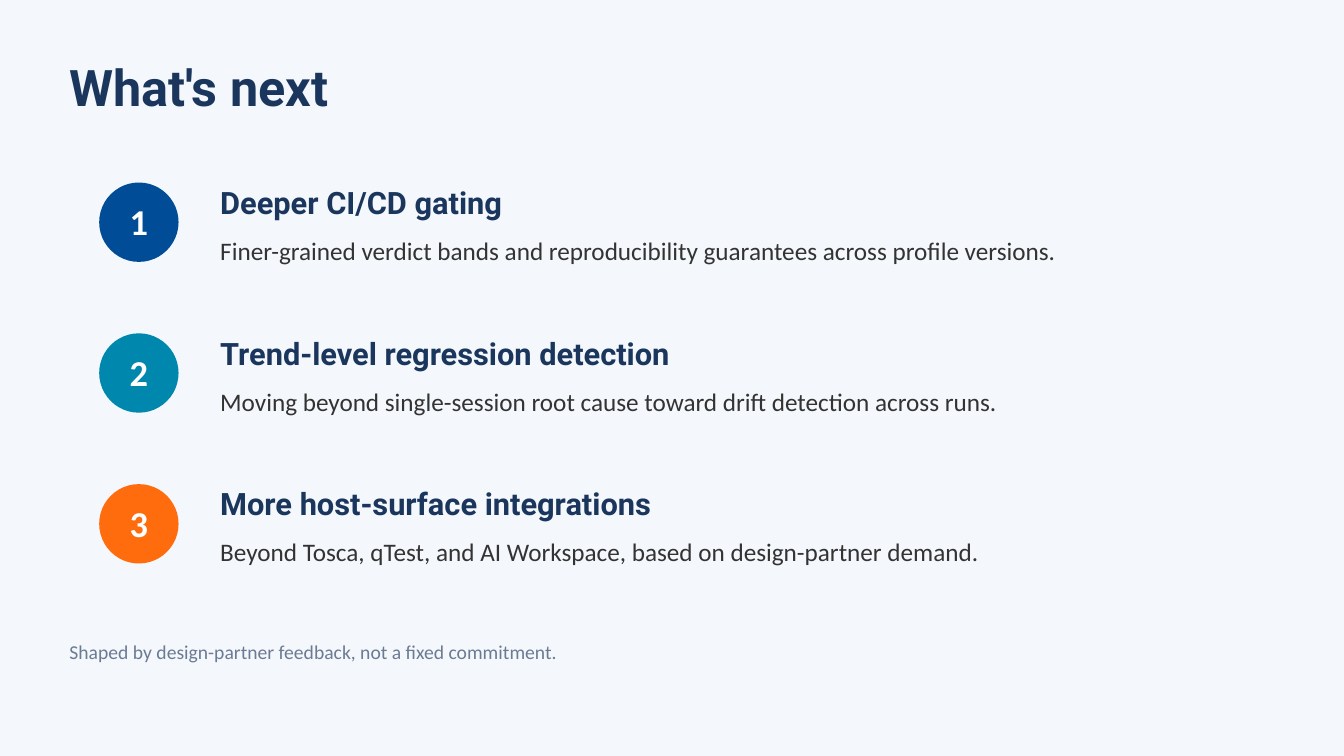
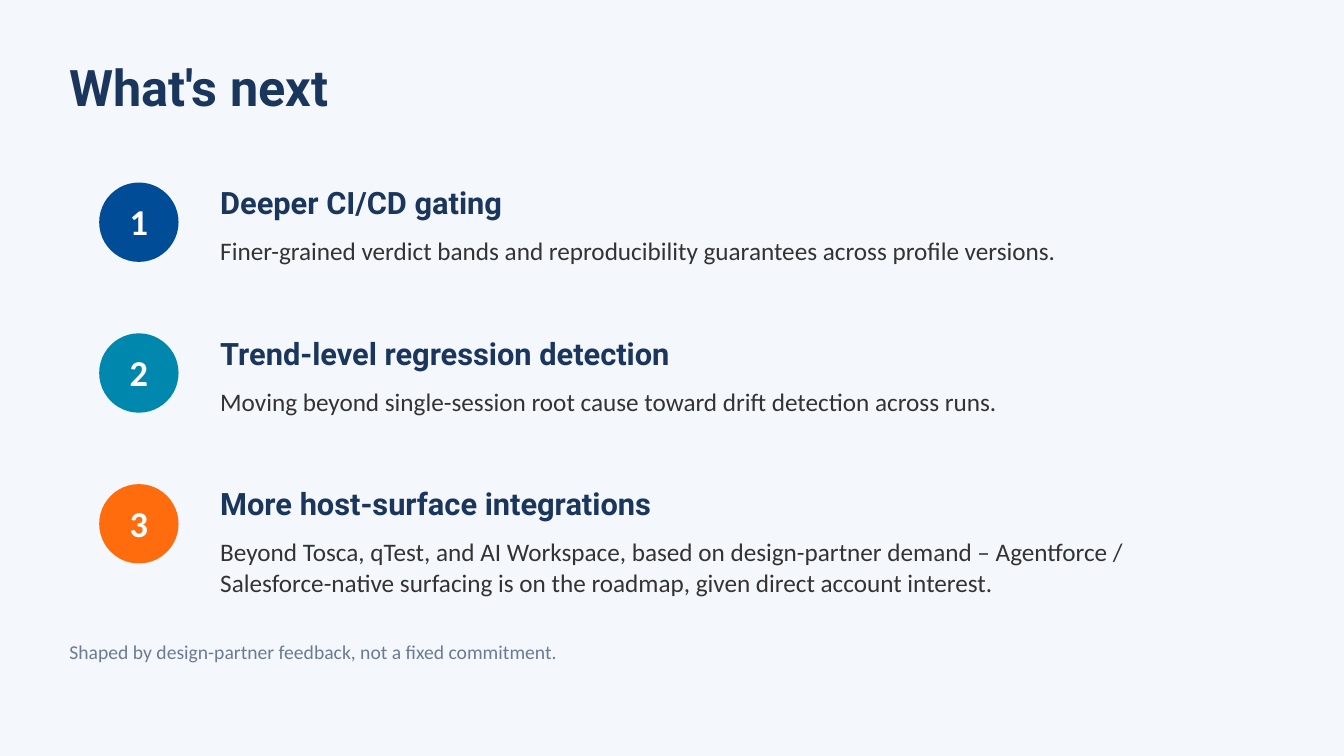
Before and after one commit to ADemers-tricentis/agent-score, a slide deck: slide 15 of docs/deck/AgentScore Overview.pptx (slide 13 before the commit). Drawn at 1344x756 pixels with LibreOffice and Linux fonts; fonts in the diff are those of the drawing. Boxes give left, top, right and bottom in pixels: in the first picture for what was removed or moved away, otherwise in the second. Text is boxed around its words. In the diff, an @@ line names an element or a change of style, - is before the commit and + after.

```diff
--- a/docs/deck/AgentScore Overview.pptx
+++ b/docs/deck/AgentScore Overview.pptx
@@ text at (x1=220, y1=543, x2=1108, y2=597): text changed @@
-Beyond Tosca, qTest, and AI Workspace, based on design-partner demand.
+Beyond Tosca, qTest, and AI Workspace, based on design-partner demand – Agentforce / Salesforce-native surfacing is on the roadmap, given direct account interest.
```
Also in this commit, not shown: 3 other slides changed, 3 slides added, 1 slide removed, 16 other files.
